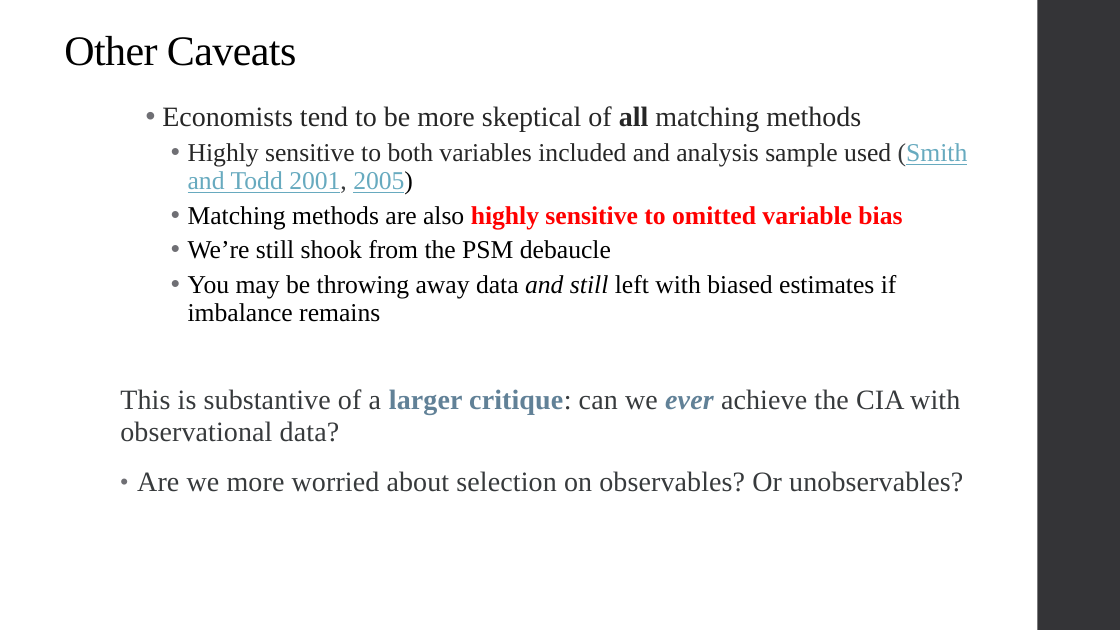
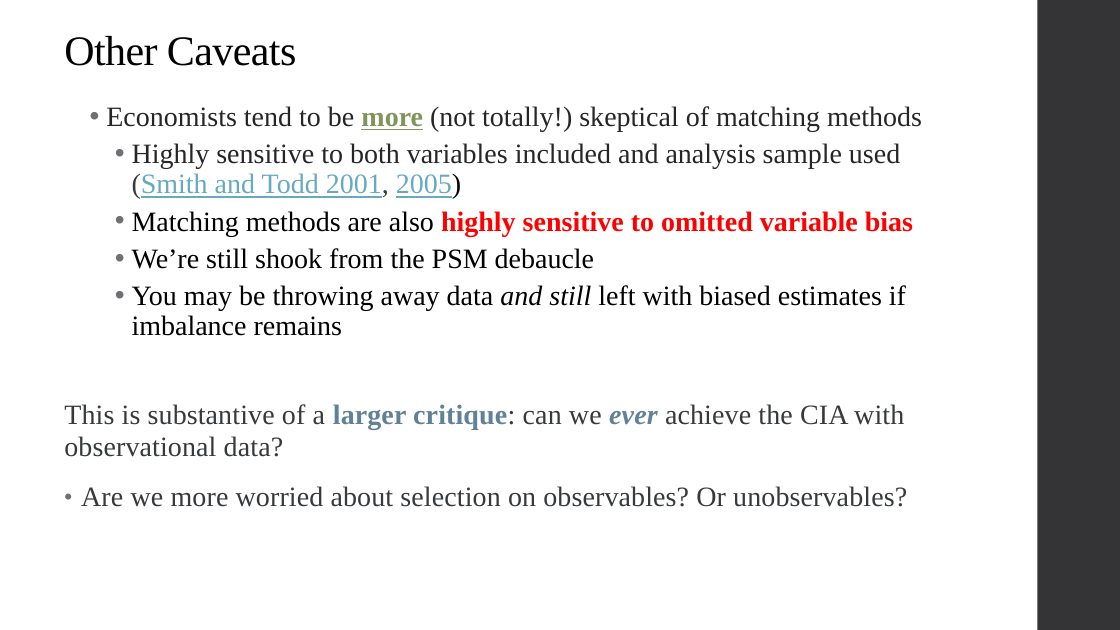
Before and after one commit to qiufei/fork-HAD5744, a slide deck: slide 59 of Lecture05_Matching/Lecture5_Matching_2022F.pptx (slide 52 before the commit). Drawn at 1120x630 pixels with LibreOffice and Linux fonts; fonts in the diff are those of the drawing. Boxes give left, top, right and bottom in pixels: in the first picture for what was removed or moved away, otherwise in the second. Text is boxed around its words. In the diff, an @@ line names an element or a change of style, - is before the commit and + after.

```diff
--- a/Lecture05_Matching/Lecture5_Matching_2022F.pptx
+++ b/Lecture05_Matching/Lecture5_Matching_2022F.pptx
@@ text "Economists tend to be more ...": place and size @@
-text "Economists tend to be more ..." at <box>120,106,968,492</box>
+text "Economists tend to be more ..." at <box>64,106,922,507</box>
@@ text at <box>106,106,922,131</box>: text changed @@
-  • Economists tend to be more skeptical of all matching methods
+  • Economists tend to be more (not totally!) skeptical of matching methods
@@ text at <box>132,143,913,336</box>: size 22 to 24 pt in "Highly sensitive to both variables included and ...", "Matching methods are also highly sensitive to ...", "We’re still shook from the PSM debaucle", "You may be throwing away data and ..." @@
```
Also in this commit, not shown: 13 other slides changed, 8 slides added, 1 slide removed, 2 other files.
